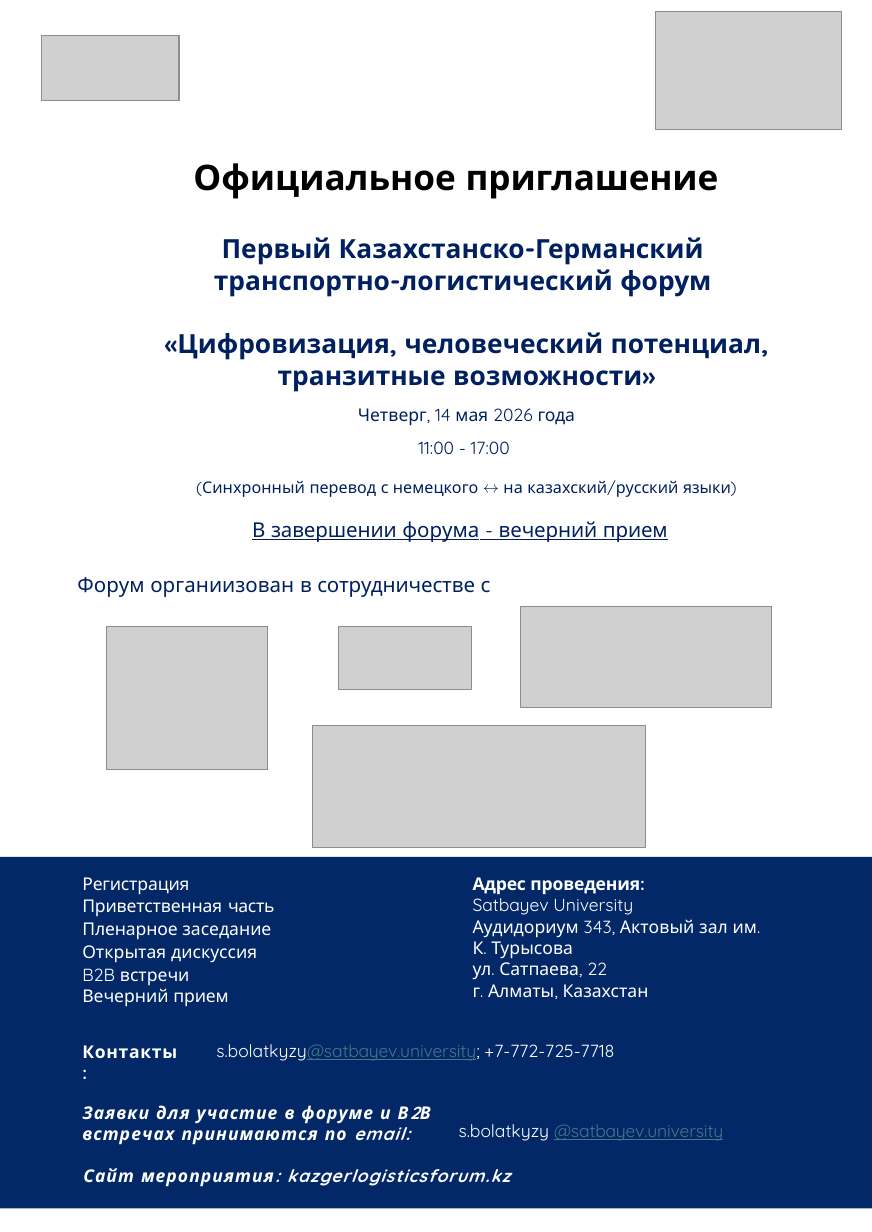
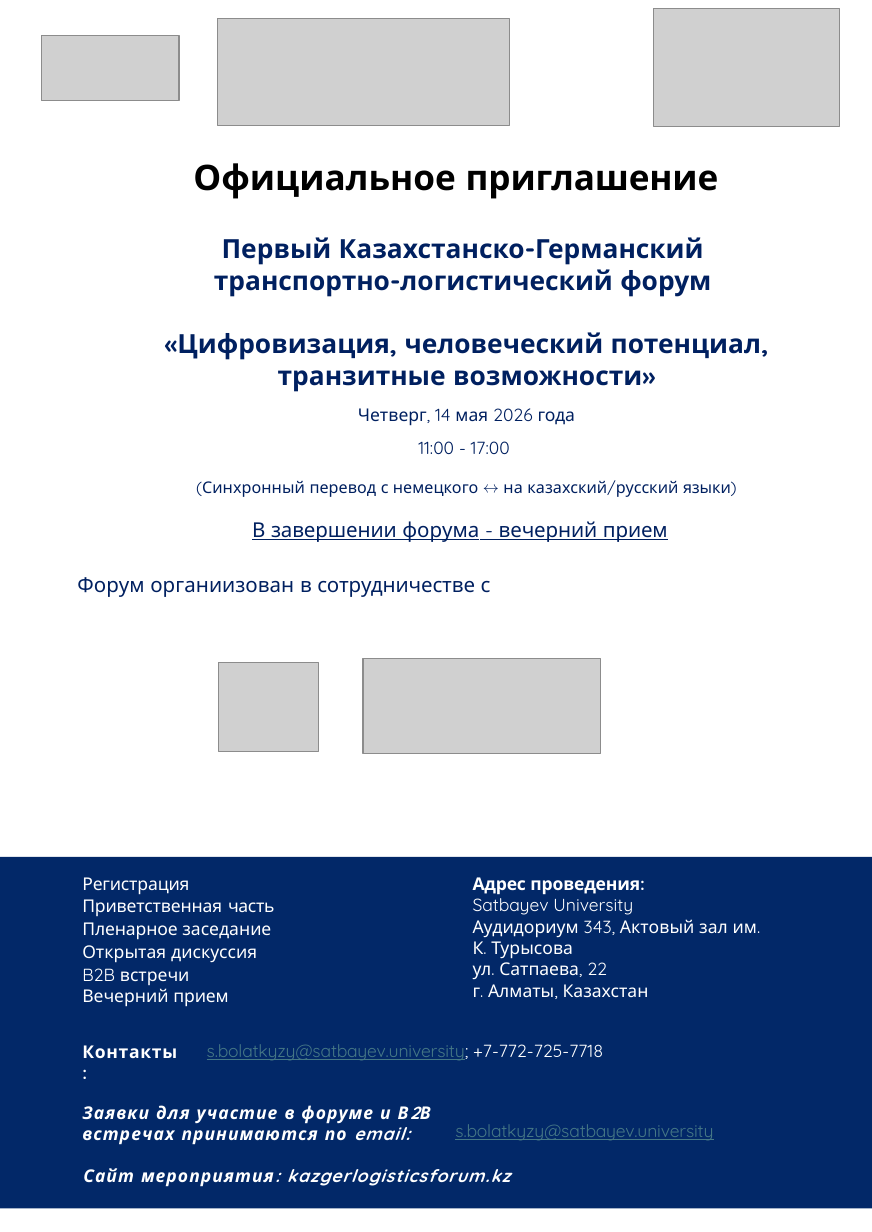
Before and after one commit to zvezdd/KazForum-Logistics, a slide deck: slide 1 of public/program-ru.pptx. Drawn at 872x1232 pixels with LibreOffice and Linux fonts; fonts in the diff are those of the drawing; grey boxes stand for pictures. Boxes give left, top, right and bottom in pixels: in the first picture for what was removed or moved away, otherwise in the second. Text is boxed around its words. In the diff, an @@ line names an element or a change of style, - is before the commit and + after.

```diff
--- a/public/program-ru.pptx
+++ b/public/program-ru.pptx
@@ picture added at [218,19,509,126] @@
@@ picture: place and size @@
-picture at [655,12,840,130]
+picture at [654,8,839,126]
@@ picture removed at [338,627,471,690] @@
@@ picture: place and size @@
-picture at [520,607,771,707]
+picture at [363,658,600,753]
@@ picture: place and size @@
-picture at [107,627,267,770]
+picture at [219,662,319,752]
@@ picture removed at [313,726,647,848] @@
@@ text "s.bolatkyzy@satbayev.university; +7-772-725-7718" at [207,1044,603,1060]: text colour #FFFFFF to #467886, letter spacing 0 to -0.1 pt, underline on in "s.bolatkyzy@satbayev.university;" @@
@@ text at [455,1124,713,1140]: spaces changed @@
-s.bolatkyzy @satbayev.university
+s.bolatkyzy@satbayev.university
```
Also in this commit, not shown: 2 other slides changed, 3 other files.
